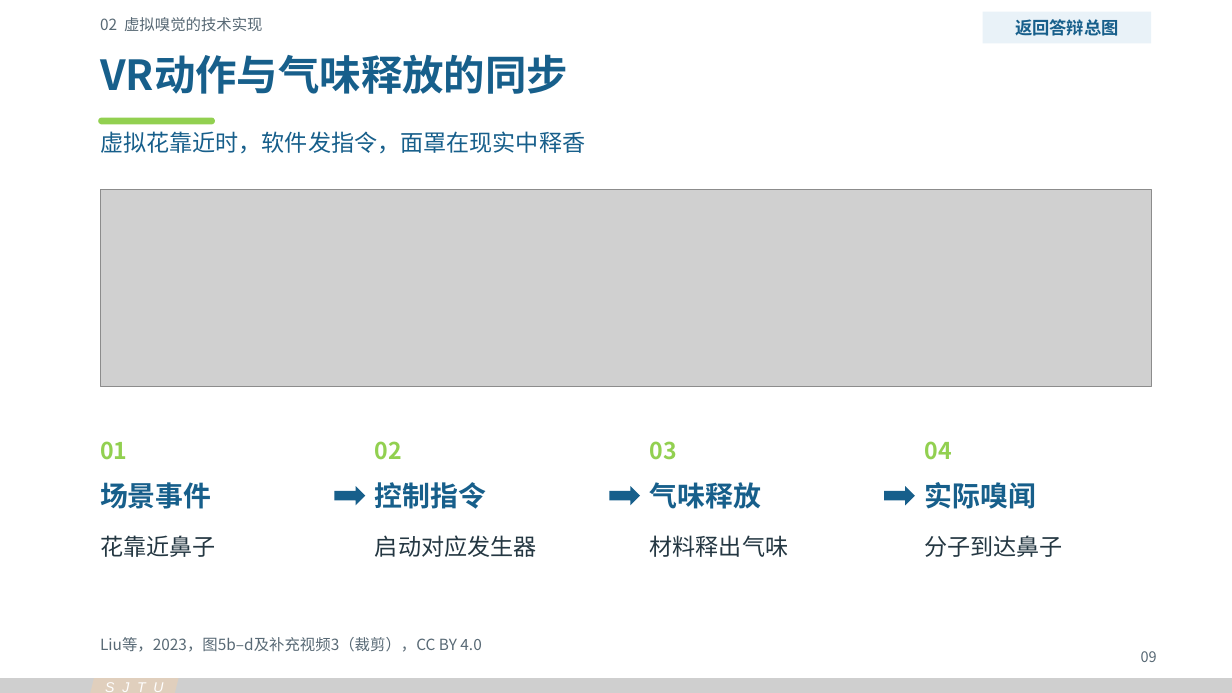
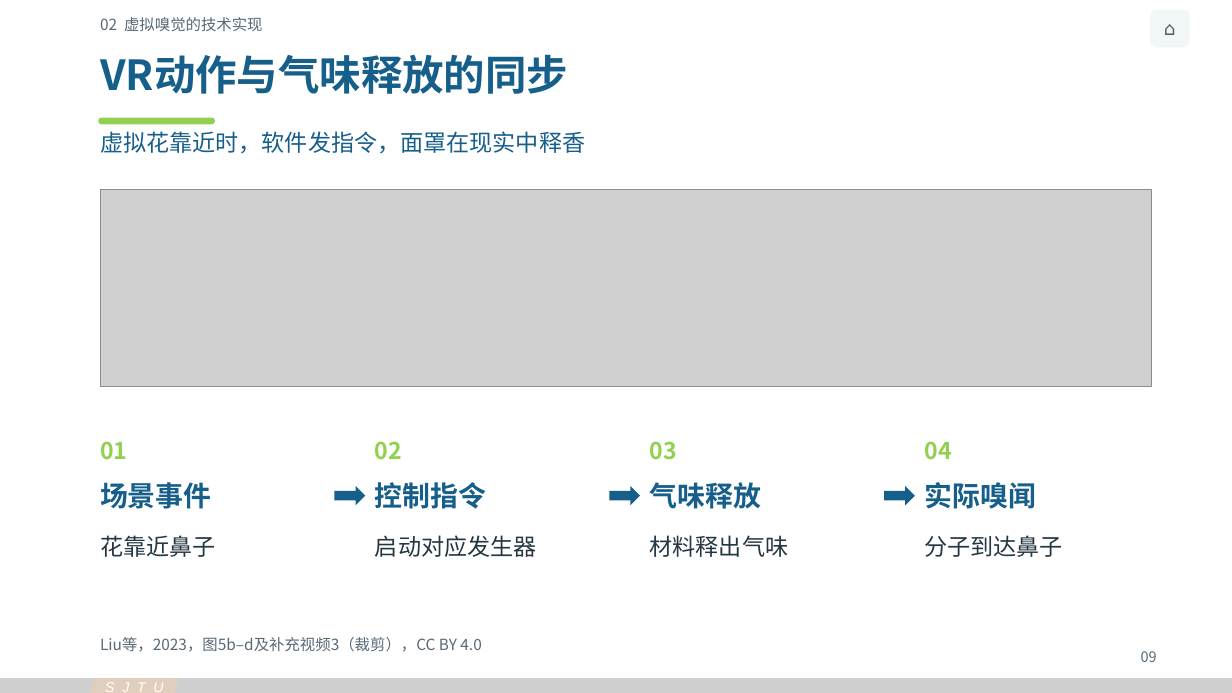
Before and after one commit to Cyh29hao/sjtu-olfaction-vr-2026, a slide deck: slide 9 of release/v3/olfaction-vr-v3.pptx. Drawn at 1232x693 pixels with LibreOffice and Linux fonts; fonts in the diff are those of the drawing; grey boxes stand for pictures. Boxes give left, top, right and bottom in pixels: in the first picture for what was removed or moved away, otherwise in the second. Text is boxed around its words. In the diff, an @@ line names an element or a change of style, - is before the commit and + after.

```diff
--- a/release/v3/olfaction-vr-v3.pptx
+++ b/release/v3/olfaction-vr-v3.pptx
@@ rectangle removed at (983,11,1152,43) @@
-返回答辩总图
@@ rounded rectangle added at (1151,9,1190,47), fill #F2F6F7, 14.5 pt, text #48636D @@
+⌂
```
Also in this commit, not shown: 16 other slides changed, 10 slides added, 6 slides removed, 48 other files.
